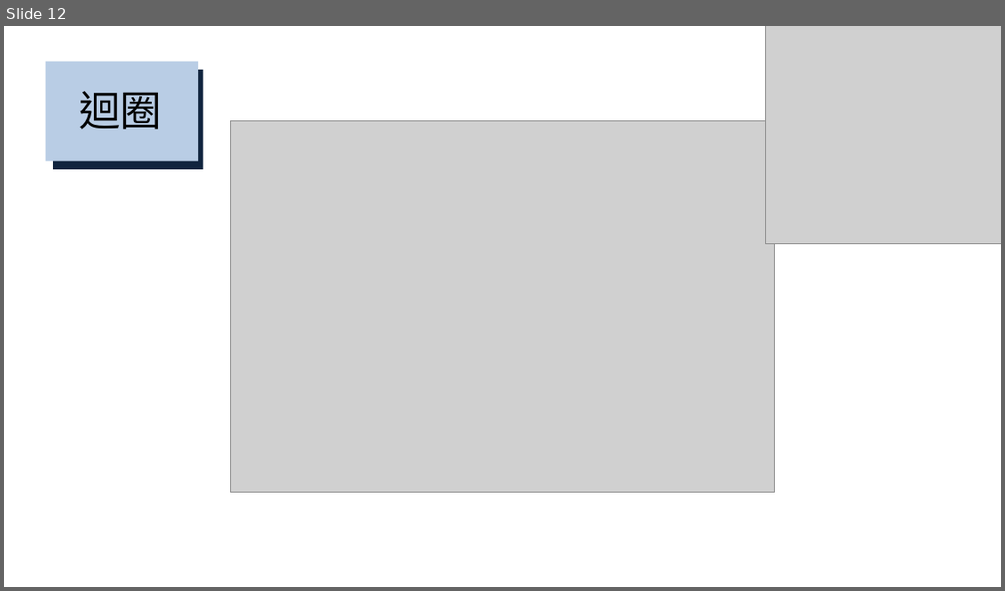
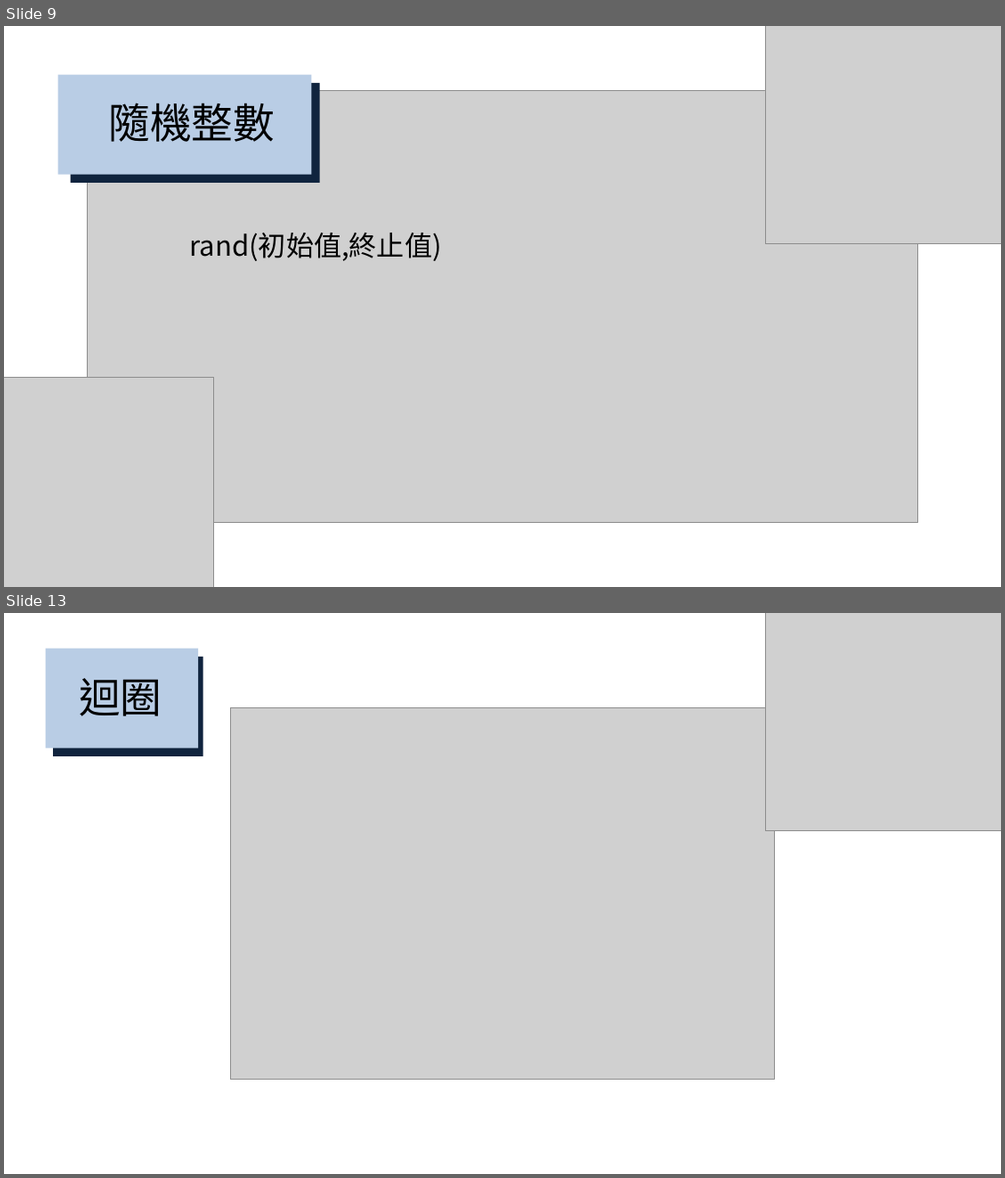
Before and after one commit to choco2001/ppt, a slide deck: phpppt.pptx. Shown one above the other, each under a label of ours: slide 12 before the commit, slides 9 and 13 after it; the slides between them are not shown. The pictures are 1005x591 and 1005x1178 pixels, drawn with LibreOffice and Linux fonts; fonts in the diff are those of the drawing; grey boxes stand for pictures. Boxes give left, top, right and bottom in pixels: in the first picture for what was removed or moved away, otherwise in the second. Text is boxed around its words. In the diff, an @@ line names an element or a change of style, - is before the commit and + after.

```diff
--- a/phpppt.pptx
+++ b/phpppt.pptx
@@ slide 9 added at (4,26,1001,587), background #FFFFFF @@
@@ picture added at (765,26,1001,243) @@
@@ rectangle added at (57,74,311,174), fill #B9CDE5 @@
@@ rectangle added at (70,83,319,183), fill #0F243E @@
@@ picture added at (88,90,917,523) @@
@@ text added at (109,103,275,142), 60 pt, text #000000 @@
+隨機整數
@@ text added at (190,232,442,261), 40 pt, text #000000 @@
+rand(初始值,終止值)
@@ picture added at (4,377,213,587) @@
@@ what was slide 12 is now slide 13 @@
```
Also in this commit, not shown: 9 slides changed, 2 other slides added, 1 slide removed.
